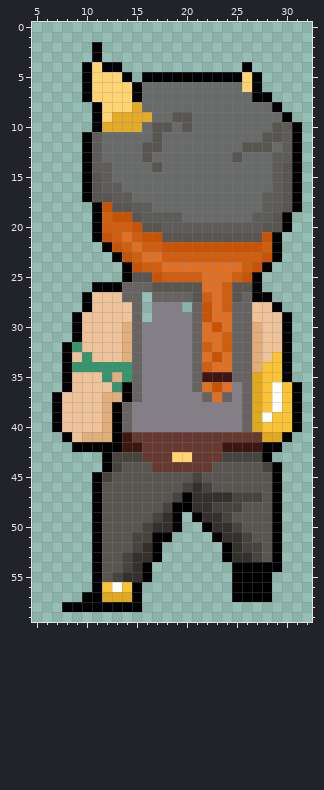
Edited in one commit: pixel-art sprite (Assets/Sprites/Player/IdleTree/IdleRightUp/player_right_up8.png). That is the earlier state.
The file is 38x64 pixels. Shown: x 5..32, y 0..59.
After the commit:
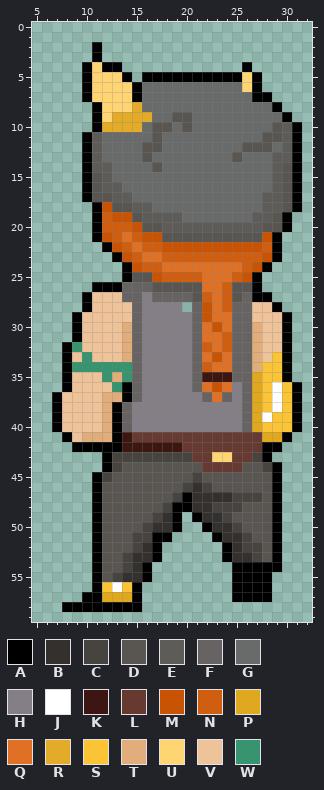
Palette (. is transparent): A #000000  B #33302d  C #474440  D #595652  E #5e5c59  F #676363  G #696a6a  H #847e87  J #ffffff  K #3c1711  L #663931  M #c75303  N #d05e10  P #dfa81f  Q #df7126  R #e3ab28  S #fbc336  T #e1ad7a  U #ffd574  V #eec39a  W #37946e
Diff:
Colour L gives way to colour C in row 43 at x 16 to 18.
Colour U gives way to colour C in row 43 at x 19 to 20.
Colour L gives way to colour D in row 44 at x 17 to 21.
The edit adds colour H in rows 27 to 29 at x 16.
Colour L gives way to colour K in row 42 at x 16 to 19.
Colour C gives way to colour L in row 43 at x 25 to 26.
Colour D gives way to colour L in row 44 at x 23 to 25.
Colour K gives way to colour L in row 42 at x 24 to 27.
Colour C gives way to colour U in row 43 at x 24.
Colour L gives way to colour U in row 43 at x 23.
